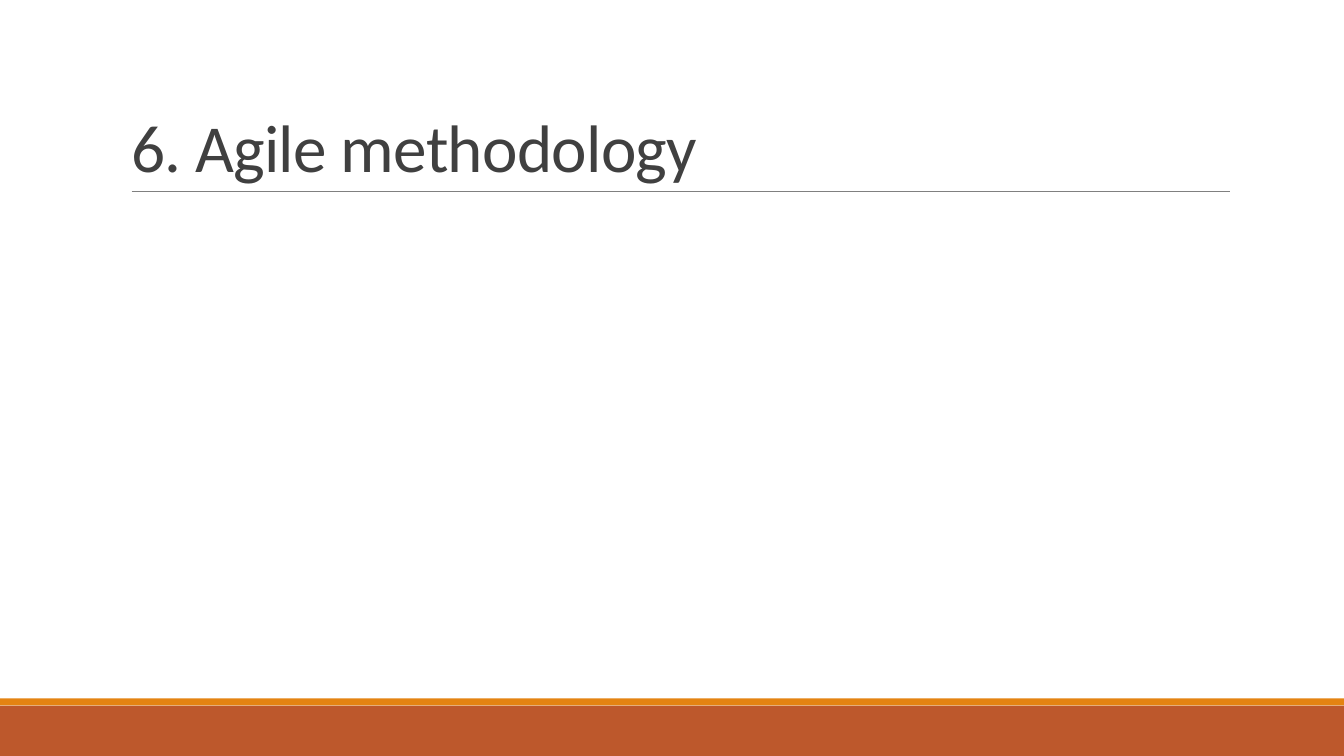
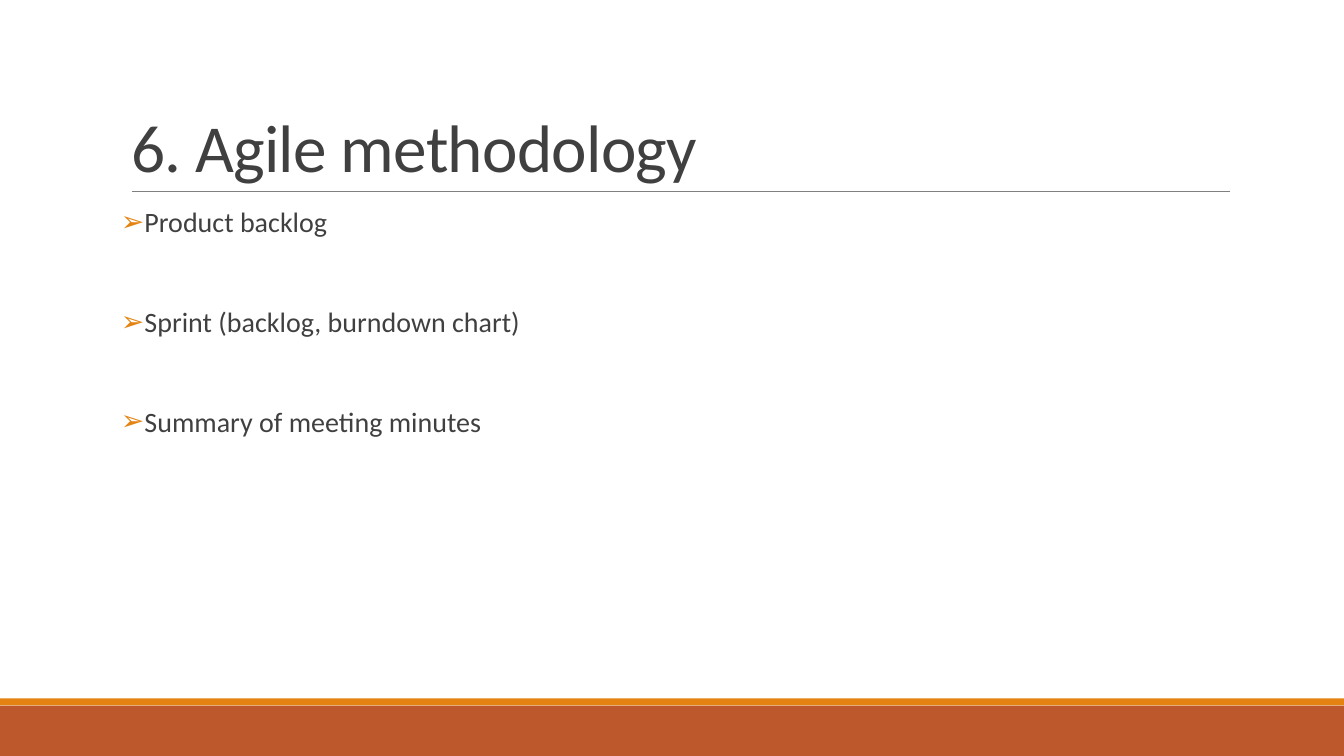
Before and after one commit to kaka-develop/ec-management, a slide deck: slide 15 of documents/Presentation.pptx (slide 12 before the commit). Drawn at 1344x756 pixels with LibreOffice and Linux fonts; fonts in the diff are those of the drawing. Boxes give left, top, right and bottom in pixels: in the first picture for what was removed or moved away, otherwise in the second. Text is boxed around its words. In the diff, an @@ line names an element or a change of style, - is before the commit and + after.

```diff
--- a/documents/Presentation.pptx
+++ b/documents/Presentation.pptx
@@ text added at <box>144,212,520,437</box>, 20 pt, text #404040 @@
+➢ Product backlog
+➢ Sprint (backlog, burndown chart)
+➢ Summary of meeting minutes
```
Also in this commit, not shown: 7 other slides changed, 18 slides added.
